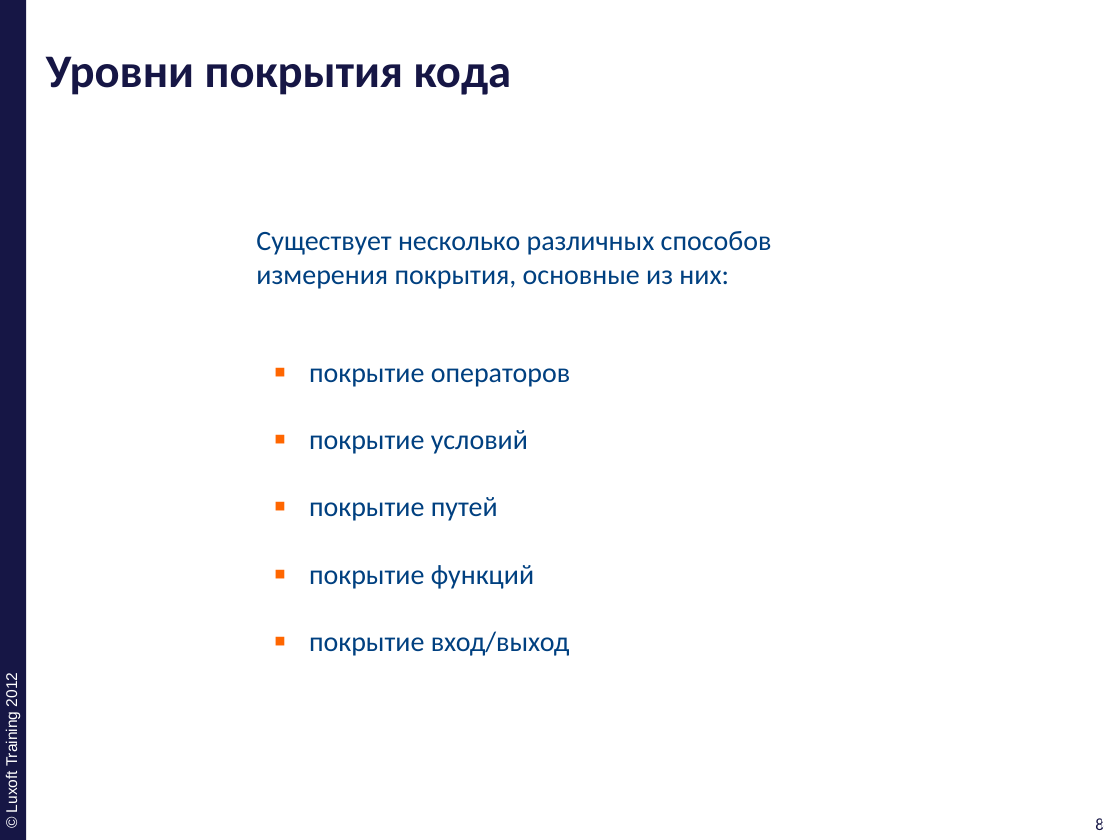
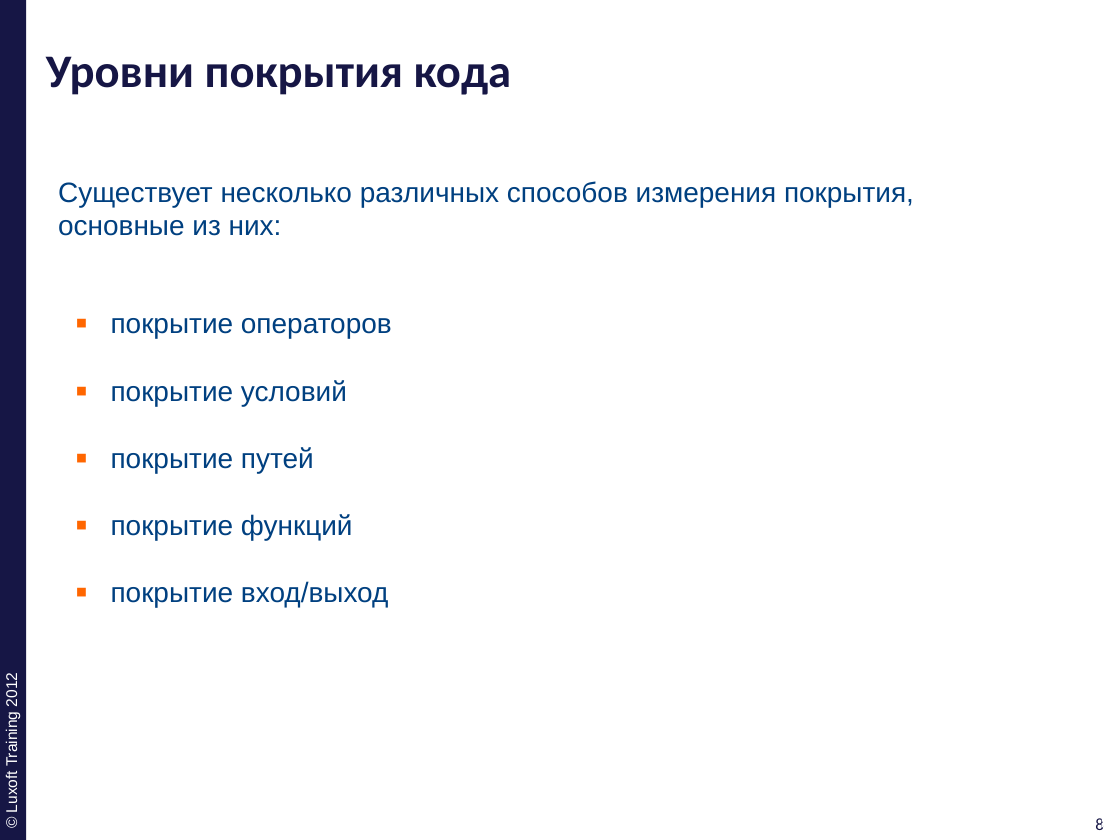
Before and after one commit to ivan-dyachenko/Trainings, a slide deck: slide 8 of Test Driven Development/materials/pptx/3. TDD-Code-Coverage.pptx. Drawn at 1120x840 pixels with LibreOffice and Linux fonts; fonts in the diff are those of the drawing; background and template pictures are left out. Boxes give left, top, right and bottom in pixels: in the first picture for what was removed or moved away, otherwise in the second. Text is boxed around its words. In the diff, an @@ line names an element or a change of style, - is before the commit and + after.

```diff
--- a/Test Driven Development/materials/pptx/3. TDD-Code-Coverage.pptx
+++ b/Test Driven Development/materials/pptx/3. TDD-Code-Coverage.pptx
@@ text "Существует несколько различных способов измерения ..." at bbox=[58, 181, 914, 236]: font Calibri to Arial @@
@@ text "Существует несколько различных способов измерения ...": place and size @@
-text "Существует несколько различных способов измерения ..." at bbox=[256, 231, 772, 289]
+text "Существует несколько различных способов измерения ..." at bbox=[58, 181, 914, 236]
@@ text "покрытие операторов": place and size @@
-text "покрытие операторов" at bbox=[309, 368, 570, 656]
+text "покрытие операторов" at bbox=[111, 318, 392, 607]
@@ text "покрытие операторов" at bbox=[111, 318, 392, 607]: font Calibri to Arial @@
```
Also in this commit, not shown: 36 other slides changed.
